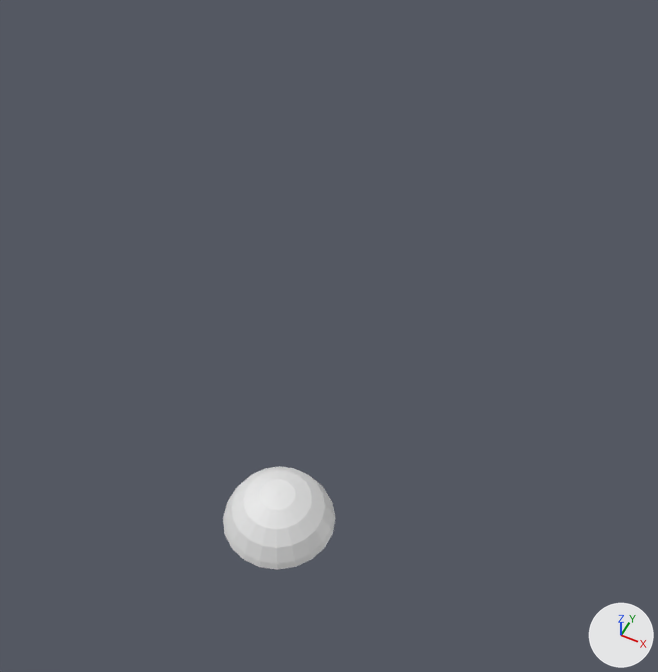
Two versions of the FBX model Assets/Resources/Animations/BossAnimNew/shell open.fbx, one commit apart.
One viewpoint serves both versions: a 50 mm lens placed at (14.83, -2.16, 5.69), pointed at (13.89, -0.28, 3.33). Every picture has the same lights, and +X, +Y and +Z are marked at lower right. Where no turn or scale is listed for an object, it has been applied to the vertices.

Objects in the first picture: 'RADAR door L010', 'RADAR door R010'.
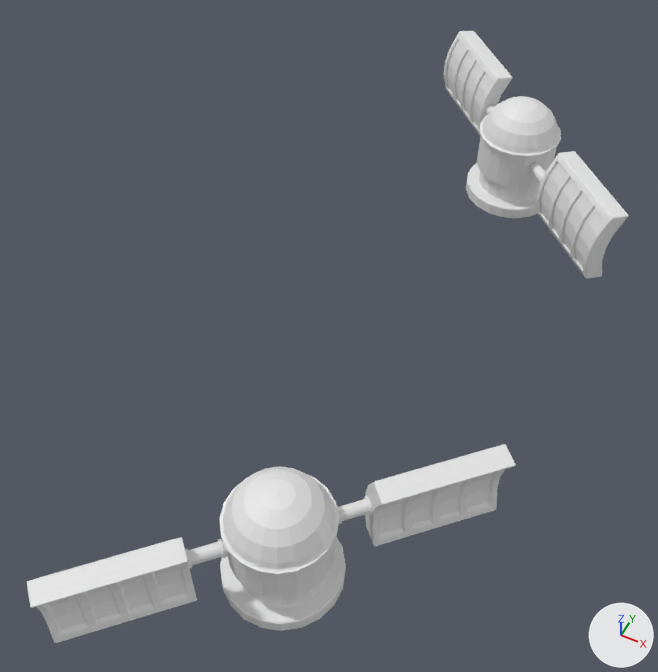
The newer file is also turned or shifted as a whole; pictures and numbers use the older file's frame.

Boxes (x1, y1, x2, y2) around the edits, measured in the pictures (658 x 672 px; the box of a moved part takes in the faces that stretch with it):
'RADAR R R007', added: after (27, 537, 197, 643)
'Radar body L007', added: after (185, 475, 373, 631)
'RADAR L L007', added: after (365, 444, 516, 547)
'RADAR R R006', added: after (537, 151, 629, 279)
'Radar body L006', added: after (466, 104, 561, 218)
'RADAR L L006', added: after (444, 31, 512, 135)
'RADAR door L010', mesh rescaled: (266, 466, 336, 567) in both
'RADAR door R006', added: after (486, 102, 559, 153)
'RADAR door L006', added: after (482, 96, 544, 137)
part 1 of me_mesh, moved or reshaped: before (295, 474, 336, 567); after (482, 96, 544, 137)

The change, as a diff of the scene's bpy script:
```diff
--- a/Assets/Resources/Animations/BossAnimNew/shell open.fbx.py
+++ b/Assets/Resources/Animations/BossAnimNew/shell open.fbx.py
@@ me_mesh @@
 me_mesh.from_pydata(...)  # 112 vertices, 120 faces; spans x 0.0..78.0, y -78.0..78.0, z 0.0..66.0
 # used by ob_radar_door_l010; location = (14.127, -1.06, 3.491); rotation_euler = (0.0, 0.0, 0.785), in degrees (0, 0, 45); scale = (0.00197, 0.00197, 0.00197)
+# me_mesh part 1: the whole mesh is scaled about the mesh origin by (-0.00139, -0.00139, 0.00197)
@@ me_mesh_001_1 @@
+me_mesh_001_1.from_pydata(...)  # 824 vertices, 852 faces; spans x -0.207..0.207, y -0.207..0.207, z 0.0..0.306
@@ me_mesh_003 @@
+me_mesh_003.from_pydata(...)  # 280 vertices, 274 faces; spans x -168.0..0.0, y -62.0..62.0, z -17.0..29.0
@@ me_mesh_004 @@
+me_mesh_004.from_pydata(...)  # 112 vertices, 120 faces; spans x -0.108..0.152, y -0.152..0.108, z 0.0..0.129
@@ me_mesh_007 @@
+me_mesh_007.from_pydata(...)  # 280 vertices, 274 faces; spans x -0.308..0.059, y -0.34..0.027, z -0.154..0.146
@@ me_mesh_008 @@
+me_mesh_008.from_pydata(...)  # 280 vertices, 274 faces; spans x -168.0..0.0, y -62.0..62.0, z -17.0..29.0
@@ me_mesh_002 @@
+me_mesh_002.from_pydata(...)  # 280 vertices, 274 faces; spans x -0.027..0.34, y -0.308..0.059, z -0.153..0.146
@@ me_mesh_009 @@
+me_mesh_009.from_pydata(...)  # 824 vertices, 852 faces; spans x -0.206..0.208, y -0.207..0.207, z -0.153..0.153
@@ ob_radar_body_l006 @@
+ob_radar_body_l006 = bpy.data.objects.new('Radar body L006', me_mesh_001_1)
+ob_radar_body_l006.location = (14.142, 0.941, 3.186)
@@ ob_radar_l_l006 @@
+ob_radar_l_l006 = bpy.data.objects.new('RADAR L L006', me_mesh_003)
+ob_radar_l_l006.location = (13.955, 1.129, 3.42)
+ob_radar_l_l006.rotation_euler = (-1.451, 0.0, 2.356)  # degrees (-83, 0, 135)
+ob_radar_l_l006.scale = (-0.00236, -0.00236, -0.00236)
@@ ob_radar_door_r006 @@
+ob_radar_door_r006 = bpy.data.objects.new('RADAR door R006', me_mesh_004)
+ob_radar_door_r006.location = (14.142, 0.942, 3.491)
@@ ob_radar_r_r007 @@
+ob_radar_r_r007 = bpy.data.objects.new('RADAR R R007', me_mesh_007)
+ob_radar_r_r007.location = (13.939, -1.247, 3.42)
@@ ob_radar_l_l007 @@
+ob_radar_l_l007 = bpy.data.objects.new('RADAR L L007', me_mesh_008)
+ob_radar_l_l007.location = (14.315, -0.871, 3.42)
+ob_radar_l_l007.rotation_euler = (-1.451, 0.0, 0.785)  # degrees (-83, 0, 45)
+ob_radar_l_l007.scale = (-0.00236, -0.00236, -0.00236)
@@ ob_radar_door_l006 @@
+ob_radar_door_l006 = bpy.data.objects.new('RADAR door L006', me_mesh)
+ob_radar_door_l006.location = (14.143, 0.941, 3.491)
@@ ob_radar_r_r006 @@
+ob_radar_r_r006 = bpy.data.objects.new('RADAR R R006', me_mesh_002)
+ob_radar_r_r006.location = (14.33, 0.754, 3.42)
@@ ob_radar_body_l007 @@
+ob_radar_body_l007 = bpy.data.objects.new('Radar body L007', me_mesh_009)
+ob_radar_body_l007.location = (14.126, -1.059, 3.339)
```
